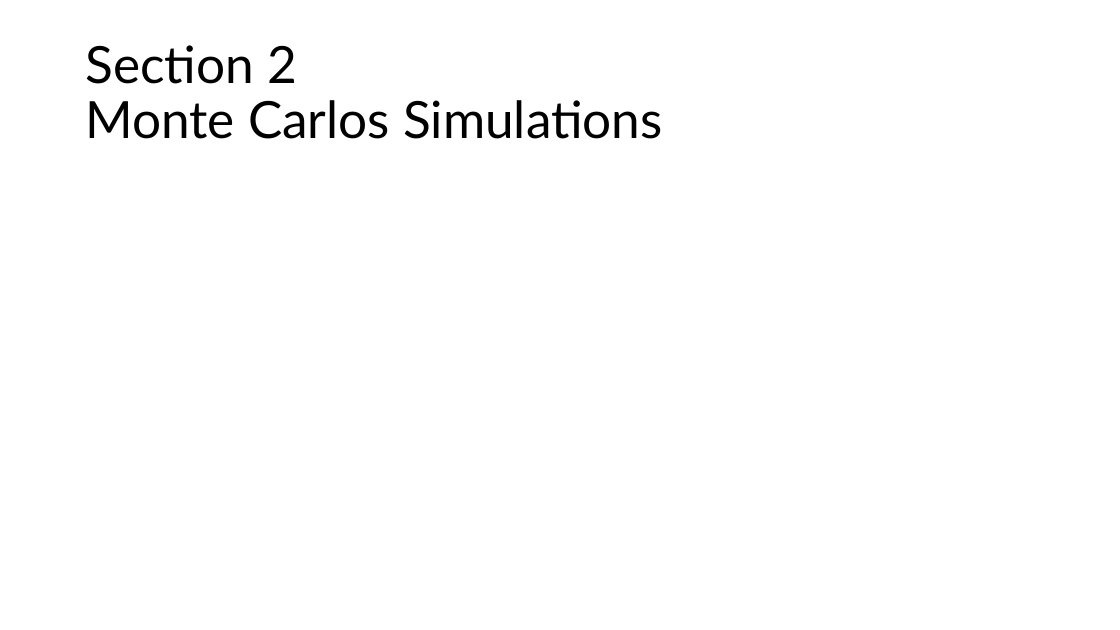
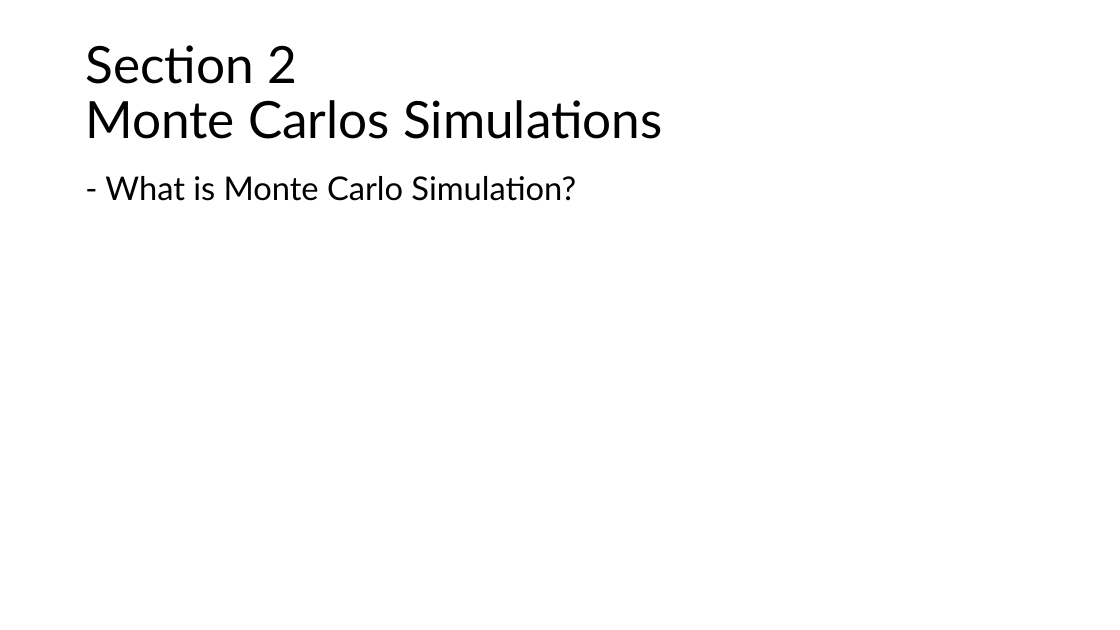
Before and after one commit to AveryStainles/G40A04, a slide deck: slide 10 of avalleevezina_G40_A04_Presentation_Draft.pptx (slide 7 before the commit). Drawn at 1120x630 pixels with LibreOffice and Linux fonts; fonts in the diff are those of the drawing. Boxes give left, top, right and bottom in pixels: in the first picture for what was removed or moved away, otherwise in the second. Text is boxed around its words. In the diff, an @@ line names an element or a change of style, - is before the commit and + after.

```diff
--- a/avalleevezina_G40_A04_Presentation_Draft.pptx
+++ b/avalleevezina_G40_A04_Presentation_Draft.pptx
@@ text added at (x1=105, y1=176, x2=576, y2=201), 28 pt, text #000000 @@
+- What is Monte Carlo Simulation?
```
Also in this commit, not shown: 3 other slides changed, 3 slides added, 5 other files.
